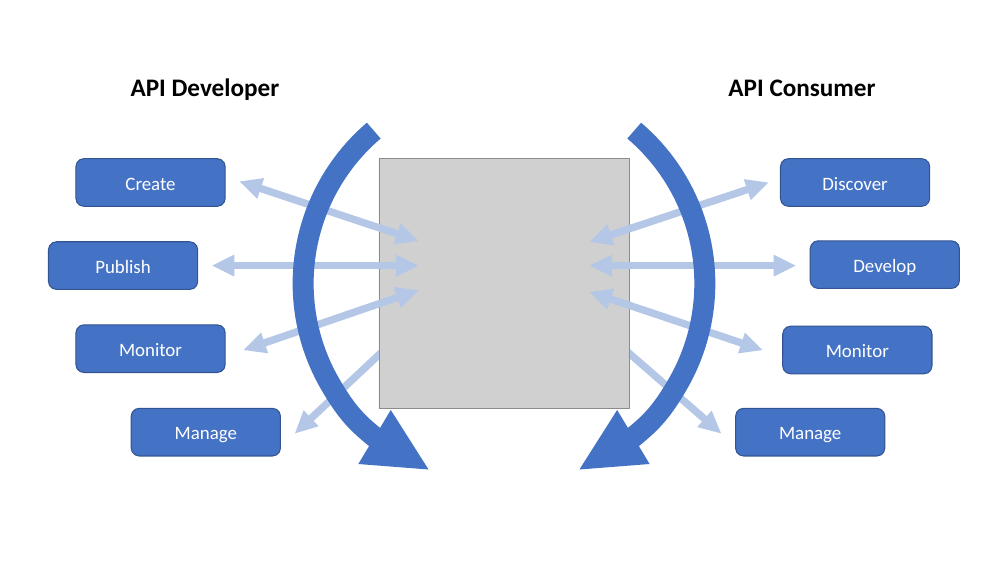
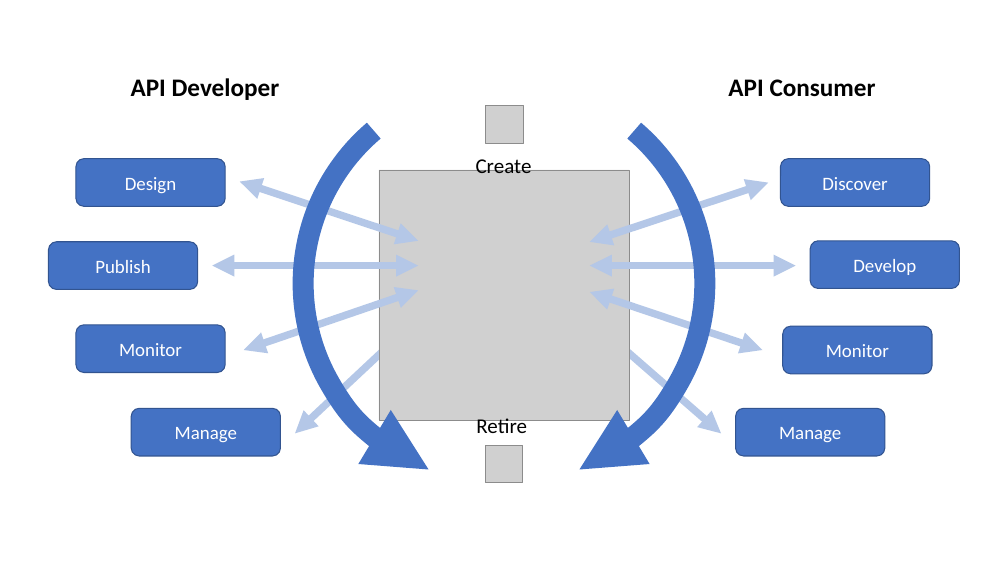
Before and after one commit to dret/lectures, a slide deck: slide 1 of oreilly-sa-2018/img/label-lifecycle.pptx. Drawn at 1008x567 pixels with LibreOffice and Linux fonts; fonts in the diff are those of the drawing; grey boxes stand for pictures. Boxes give left, top, right and bottom in pixels: in the first picture for what was removed or moved away, otherwise in the second. Text is boxed around its words. In the diff, an @@ line names an element or a change of style, - is before the commit and + after.

```diff
--- a/oreilly-sa-2018/img/label-lifecycle.pptx
+++ b/oreilly-sa-2018/img/label-lifecycle.pptx
@@ picture added at (x1=486, y1=106, x2=524, y2=144) @@
@@ text in rounded rectangle at (x1=125, y1=177, x2=177, y2=194): text changed @@
-Create
+Design
@@ picture moved from (x1=379, y1=159, x2=629, y2=409) to (x1=379, y1=170, x2=629, y2=420) @@
@@ text added at (x1=476, y1=155, x2=532, y2=173), 20 pt, text #000000 @@
+Create
@@ text added at (x1=476, y1=418, x2=527, y2=433), 20 pt, text #000000 @@
+Retire
@@ picture added at (x1=485, y1=445, x2=523, y2=483) @@
```
Also in this commit, not shown: 2 other files.
